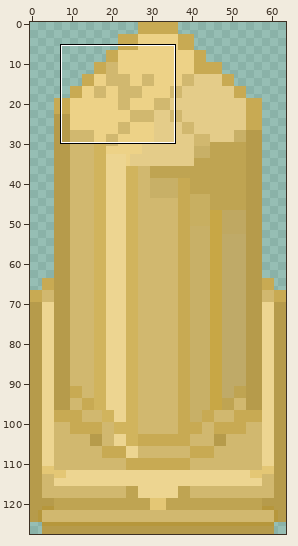
A sprite sheet gets an edit: graphics/objects/brokenPillarAlt.png. Above, an overview of the earlier version with the close-up marked.
Close-up. Before the edit:
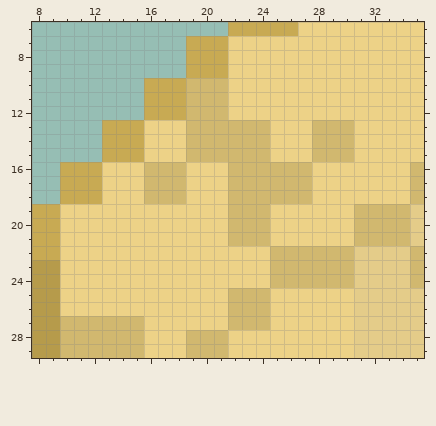
The file is 64x128 pixels. Colours within 5 levels of each other are drawn and written as one. Shown: x 8..35, y 6..29.
Now the later version:
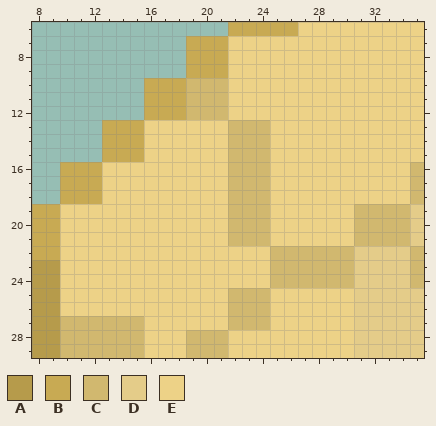
Palette (. is transparent): A #b69b4b  B #c8aa53  C #d1b86f  D #e4cc89  E #edd287
The exact change:
Changed rows in their new state; - is an unchanged pixel.
first column x 16:
13 ---EEE------EEE
14 ---EEE------EEE
15 ---EEE------EEE
16 EEE------EEE---
17 EEE------EEE---
18 EEE------EEE---
Boxes around the changes in both close-ups, in picture pixels (x1, y1, x2, y2):
changed: (144, 120, 354, 204)
